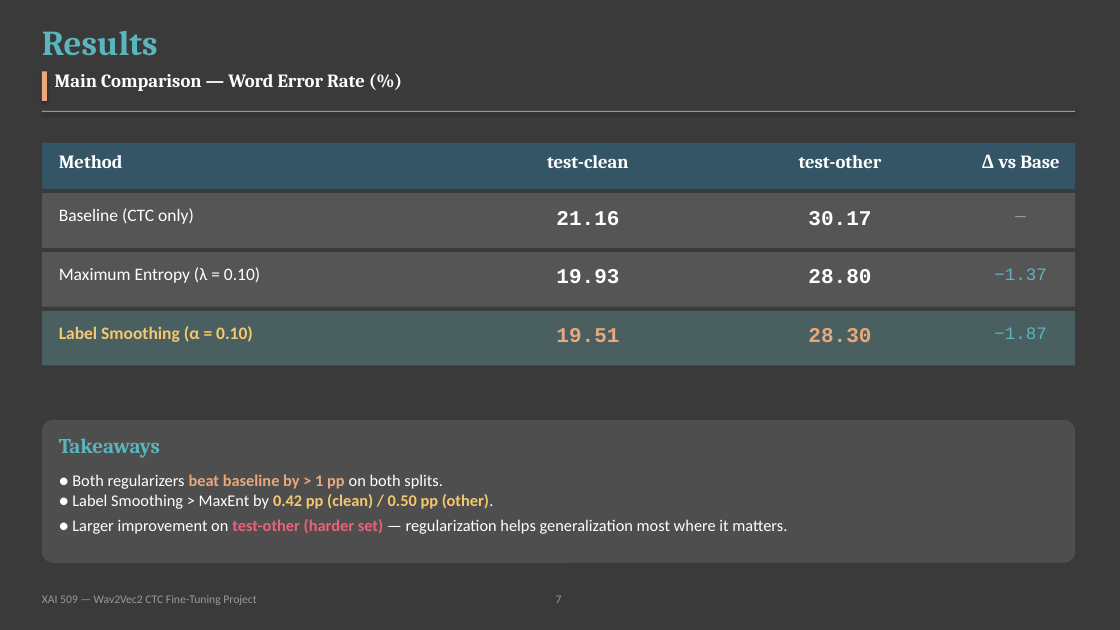
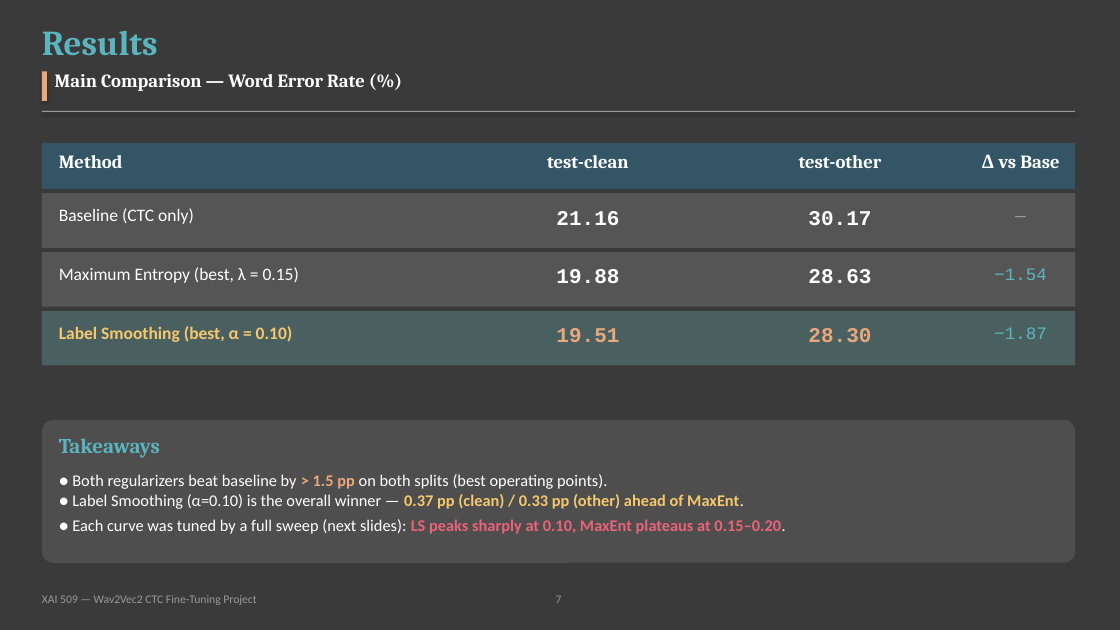
Before and after one commit to dlsw0-0/XAI-509-Course-Project, a slide deck: slide 7 of presentation/presentation.pptx. Drawn at 1120x630 pixels with LibreOffice and Linux fonts; fonts in the diff are those of the drawing. Boxes give left, top, right and bottom in pixels: in the first picture for what was removed or moved away, otherwise in the second. Text is boxed around its words. In the diff, an @@ line names an element or a change of style, - is before the commit and + after.

```diff
--- a/presentation/presentation.pptx
+++ b/presentation/presentation.pptx
@@ text at [59,267,299,283]: text changed @@
-Maximum Entropy (λ = 0.10)
+Maximum Entropy (best, λ = 0.15)
@@ text at [556,269,619,283]: text changed @@
-19.93
+19.88
@@ text at [808,269,871,283]: text changed @@
-28.80
+28.63
@@ text at [994,268,1046,280]: text changed @@
-−1.37
+−1.54
@@ text at [59,326,293,342]: text changed @@
-Label Smoothing (α = 0.10)
+Label Smoothing (best, α = 0.10)
@@ text at [72,474,785,534]: text changed @@
-● Both regularizers beat baseline by > 1 pp on both splits.
-● Label Smoothing > MaxEnt by 0.42 pp (clean) / 0.50 pp (other).
-● Larger improvement on test-other (harder set) — regularization helps generalization most where it matters.
+● Both regularizers beat baseline by > 1.5 pp on both splits (best operating points).
+● Label Smoothing (α=0.10) is the overall winner — 0.37 pp (clean) / 0.33 pp (other) ahead of MaxEnt.
+● Each curve was tuned by a full sweep (next slides): LS peaks sharply at 0.10, MaxEnt plateaus at 0.15–0.20.
```
Also in this commit, not shown: 4 other slides changed, 1 slide added, 37 other files.
